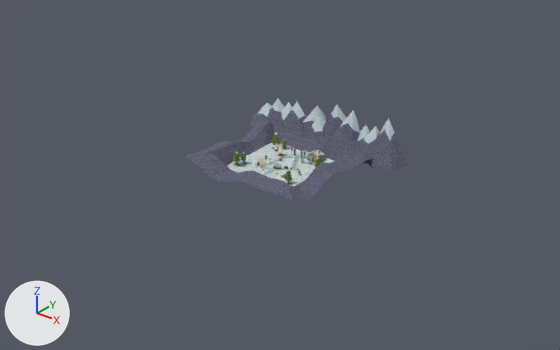
An edit to the Blender file Blender/Bellwake/RimePost.blend, drawn before and after from the same camera.
One viewpoint serves both versions: a camera (50 mm lens) standing at (214.0, -268.0, 161.0) and looking at (3.0, -5.0, -2.0). Arrows for +X, +Y and +Z are at lower left; the lights stay in place. The older version comes first.

Before the edit, the objects in view are built like this:
```python
me_wind_scoured_ridge_003 = bpy.data.meshes.new('Wind-scoured ridge.003')
me_wind_scoured_ridge_003.from_pydata(...)  # 17 vertices, 16 faces; spans x -28.3..-3.4, y 25.6..48.7, z 0.0..18.0
# faces by material slot: [8, 8]
me_wind_scoured_ridge_003.materials.append(mat_slate)  # picture img_slate_png
me_wind_scoured_ridge_003.materials.append(mat_rimesnow)  # picture img_rimesnow_png
me_wind_scoured_ridge_006 = bpy.data.meshes.new('Wind-scoured ridge.006')
me_wind_scoured_ridge_006.from_pydata(...)  # 17 vertices, 16 faces; spans x -3.7..17.1, y 31.5..52.0, z 0.0..21.0
# faces by material slot: [8, 8]
me_wind_scoured_ridge_006.materials.append(mat_slate)  # picture img_slate_png
me_wind_scoured_ridge_006.materials.append(mat_rimesnow)  # picture img_rimesnow_png
me_wind_scoured_ridge_010 = bpy.data.meshes.new('Wind-scoured ridge.010')
me_wind_scoured_ridge_010.from_pydata(...)  # 17 vertices, 16 faces; spans x 25.0..48.4, y 25.7..52.4, z 0.0..21.3
# faces by material slot: [8, 8]
me_wind_scoured_ridge_010.materials.append(mat_slate)  # picture img_slate_png
me_wind_scoured_ridge_010.materials.append(mat_rimesnow)  # picture img_rimesnow_png
ob_wind_scoured_ridge_003 = bpy.data.objects.new('Wind-scoured ridge.003', me_wind_scoured_ridge_003)
ob_wind_scoured_ridge_003.location = (0.0, 0.0, 0.0)
ob_wind_scoured_ridge_006 = bpy.data.objects.new('Wind-scoured ridge.006', me_wind_scoured_ridge_006)
ob_wind_scoured_ridge_006.location = (0.0, 0.0, 0.0)
ob_wind_scoured_ridge_010 = bpy.data.objects.new('Wind-scoured ridge.010', me_wind_scoured_ridge_010)
ob_wind_scoured_ridge_010.location = (0.0, 0.0, 0.0)
# also in view: 'Wind-scoured ridge.007' at (13.0, 36.0, 11.0); 'Course of the old road' at (0.0, 0.0, 1.0); 'Folded horizon' at (0.0, 0.0, 5.0)
```
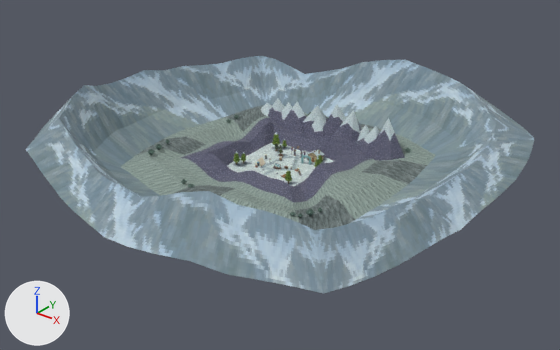
What differs and where, as boxes [x1, y1, x2, y2] in the pictures (560 x 350 px):
'Valley floor, shoulders and far crest', added
    after: [26, 56, 534, 293]

The change, as a list of edits to the scene's bpy script:
```text
Add img_countrybeyond_png:
    img_countrybeyond_png = load_image('CountryBeyond.png', '_unpacked/CountryBeyond.png', 512, 256, 'sRGB')
Add mat_countrybeyond:
    mat_countrybeyond = principled_material('CountryBeyond')
    mat_countrybeyond.texture = img_countrybeyond_png
    mat_countrybeyond.roughness = 0.95
Add me_valley_floor__shoulders_and_far_crest_001:
    me_valley_floor__shoulders_and_far_crest_001.from_pydata(...)  # 932 vertices, 516 faces; spans x -116.0..103.0, y -111.0..111.0, z 1.0..36.0
    me_valley_floor__shoulders_and_far_crest_001.materials.append(mat_countrybeyond)  # picture img_countrybeyond_png
Add ob_valley_floor__shoulders_and_far_crest:
    ob_valley_floor__shoulders_and_far_crest = bpy.data.objects.new('Valley floor, shoulders and far crest', me_valley_floor__shoulders_and_far_crest_001)
    ob_valley_floor__shoulders_and_far_crest.location = (0.0, 0.0, 0.0)
```
